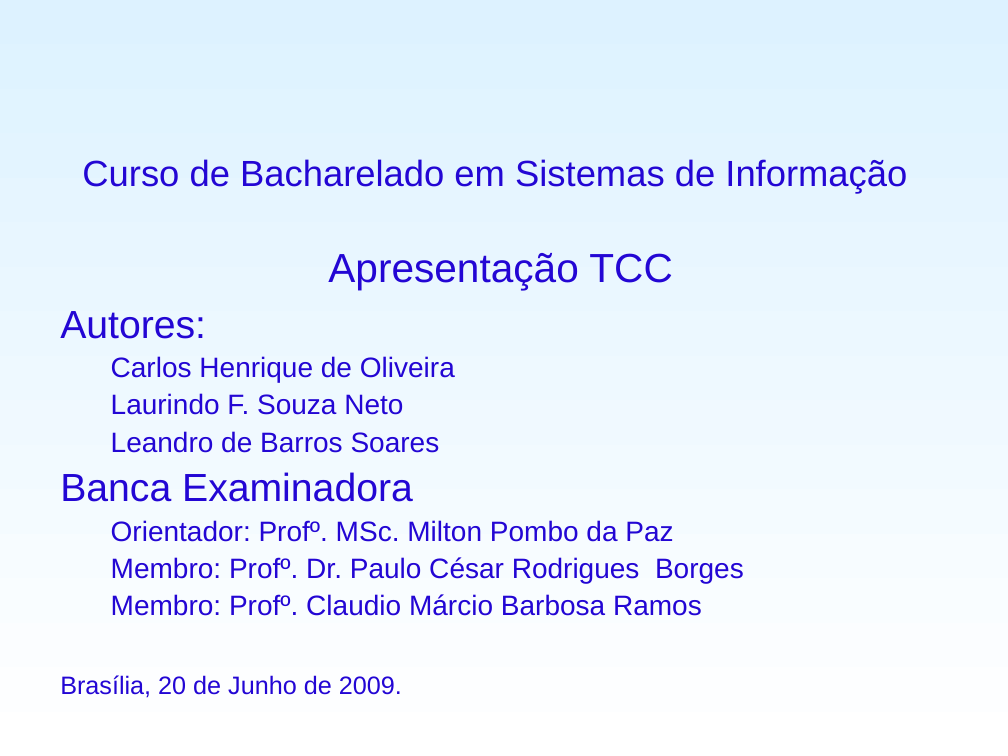
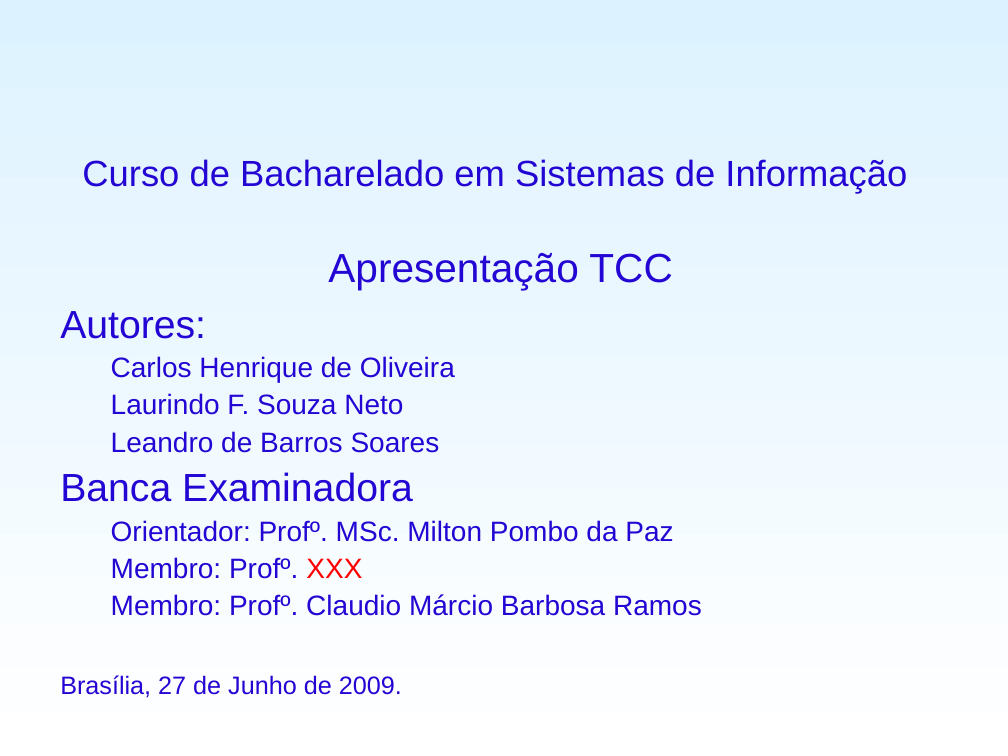
Before and after one commit to fygarciaj/spammichelangelo, a slide deck: slide 1 of SisPAM/PreProjeto/ApresentaçãoTCC.ppt. Drawn at 1008x756 pixels with LibreOffice and Linux fonts; fonts in the diff are those of the drawing; background and template pictures are left out. Boxes give left, top, right and bottom in pixels: in the first picture for what was removed or moved away, otherwise in the second. Text is boxed around its words. In the diff, an @@ line names an element or a change of style, - is before the commit and + after.

```diff
--- a/SisPAM/PreProjeto/ApresentaçãoTCC.ppt
+++ b/SisPAM/PreProjeto/ApresentaçãoTCC.ppt
@@ text at (111,557,362,579): text changed @@
-  Membro: Profº. Dr. Paulo César Rodrigues Borges
+  Membro: Profº. XXX
@@ text at (60,675,402,698): text changed @@
-Brasília, 20 de Junho de 2009.
+Brasília, 27 de Junho de 2009.
```
Also in this commit, not shown: 7 other files.
